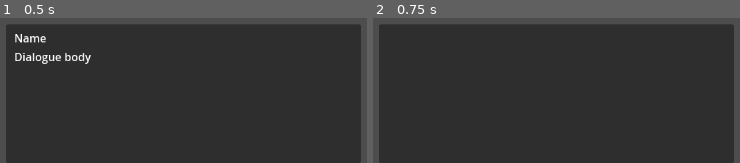
Above: before the commit, frames 1-2 (left to right).
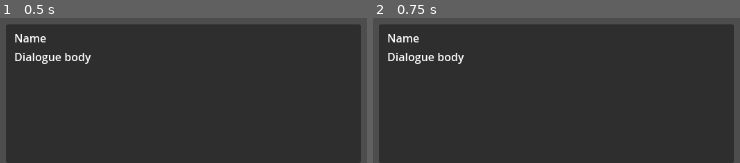
Above: after the commit, the same moments.

Repository: nndda/Theatre
Game: Godot game, scene res://theatre_demo/intro_1.tscn
Two runs of this game, one before a commit and one after it. Both use one fixed random seed, a clock stepped at 60 frames per second and the inputs below. The project has no main scene, so this scene is started directly.
Inputs:
- Up to frame 1 (0.5 s): no input
- Up to frame 2 (0.75 s): tap Enter (ui_accept) at 0.5 s; hold Enter (ui_accept) from 0.53 s (still down)

Frame 1 is identical in both runs. In frame 2, 1.0% of the frame differs, in the area x 4-25%, y 11-32%.
Error in both runs: Out of bounds get index '-1' (on base: 'Array[Dictionary]') (res://addons/Theatre/Stage.gd:86)

Commit message:
Update tutorials

Diff:
--- a/theatre_demo/intro_1.gd
+++ b/theatre_demo/intro_1.gd
@@ -1,33 +1,42 @@
 extends Node2D
 
 # The Stage variable were defined here, so it can be accessible everywhere in this script.
-# Since Stage use Nodes as parameter, it needs to be initialized in _ready() or with @onready
+# Stage use Dictionary of Nodes and UI elements used as its parameter,
+# it needs to be initialized in _ready() or with @onready
 @onready var stage = Stage.new({
+    # Label node used to display the name of the speaker/narrator
     container_name = $DialogueContainer/MarginContainer/VBoxContainer/Name,
+    # RichTextLabel node used to display the Dialogue body
     container_body = $DialogueContainer/MarginContainer/VBoxContainer/Body
 })
 
 # The Dialogue were also defined here too for convenience.
 # You need to include `*.txt` in Project > Exports... > Resources
-var epic_dialogue = Dialogue.new("res://demo/demo_dialogue.en.txt")
+var epic_dialogue = Dialogue.new("res://theatre_demo/demo_dialogue.en.txt")
 
 func _ready():
+    # Run `Dialogue.start()` method to start the assigned dialogue.
     stage.start(epic_dialogue)
 
-    # You might also want to hide or show the dialogue UI when its started or finished.
-    # The 'started' emitted when the dialogue started,
+    print(epic_dialogue.word_count())
+
+    # You might also want to hide dialogue UI when its finished,
+    # and show it when its started.
+    # The signal 'started' will be emitted when the dialogue started,
     # when the signal fired, the dialogue ui will be shown
-    #stage.started.connect( func():
-        #$DialogueContainer.show()
-    #)
-    # And we'll hide the UI when its finished
-    #stage.finished.connect( func():
-        #$DialogueContainer.hide()
-    #)
+    stage.started.connect(
+        $DialogueContainer.show
+    )
+    # Just like before, the 'finished' signal will be emitted when the dialogue is ended or aborted
+    stage.finished.connect(
+        $DialogueContainer.hide
+    )
+    # In that code above we simply used show/hide method to toggle the UI
+    # You can use the signal to start your custom animation or tween
 
-# To progress the dialogue, we'll use _input(event)
-# now, everytime "ui_accept" is pressed, the dialogue will progress.
-# You can always progress it with Stage.progress()
+# To progress the Dialogue in this example, we'll use _input(event)
+# now, everytime "space" key is pressed, the dialogue will progress.
+# You can always progress it with `Stage.progress()`
 func _input(event):
-    if event.is_action_pressed("ui_accept"):
+    if event.is_action_pressed("space"):
         stage.progress()
--- /dev/null
+++ b/theatre_demo/intro_2.gd
@@ -0,0 +1,22 @@
+extends Node2D
+
+var stage = Stage.new({
+    container_name = $DialogueContainer/MarginContainer/VBoxContainer/Name,
+    container_body = $DialogueContainer/MarginContainer/VBoxContainer/Body
+})
+var epic_dialogue : Dialogue
+
+# Loading Dialogue resources via `Dialogue.new()` can take some time depending on how long the text file is.
+# You can use `Dialogue.crawl()' to preload all the Dialogue files in your project.
+# Which then you can access through `Dialogue.load()` a lot faster.
+func _init():
+    Dialogue.crawl()
+
+# NOTE: `Dialogue.crawl()` have to run BEFORE loading the dialogue
+
+func _ready():
+    epic_dialogue = Dialogue.load("res://theatre_demo/demo_dialogue.en.txt")
+
+func _input(event):
+    if event.is_action_pressed("space"):
+        stage.progress()
